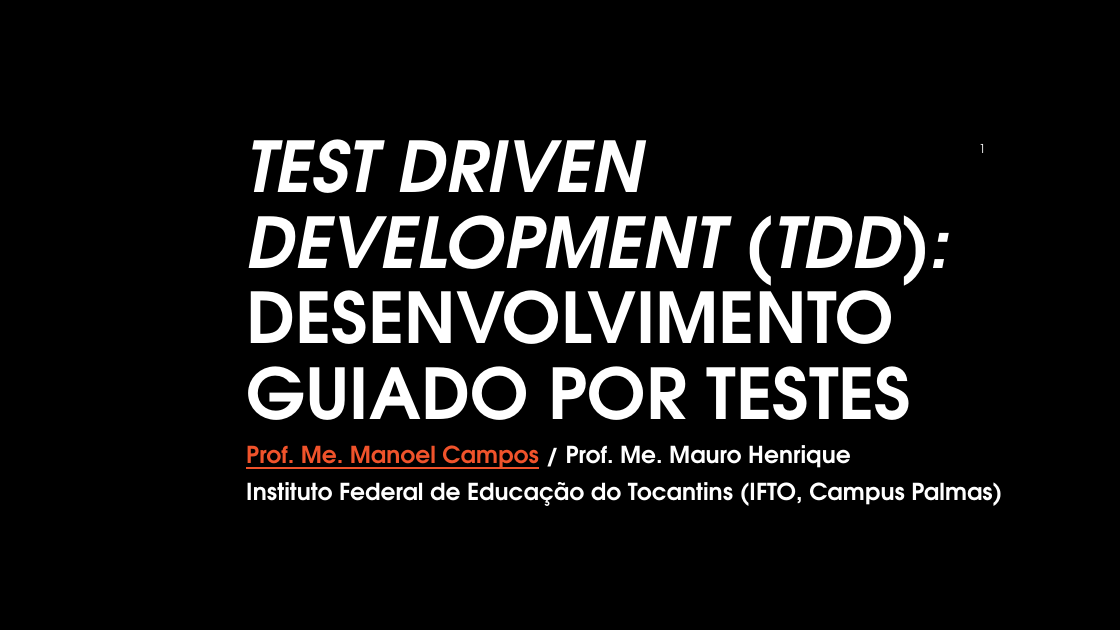
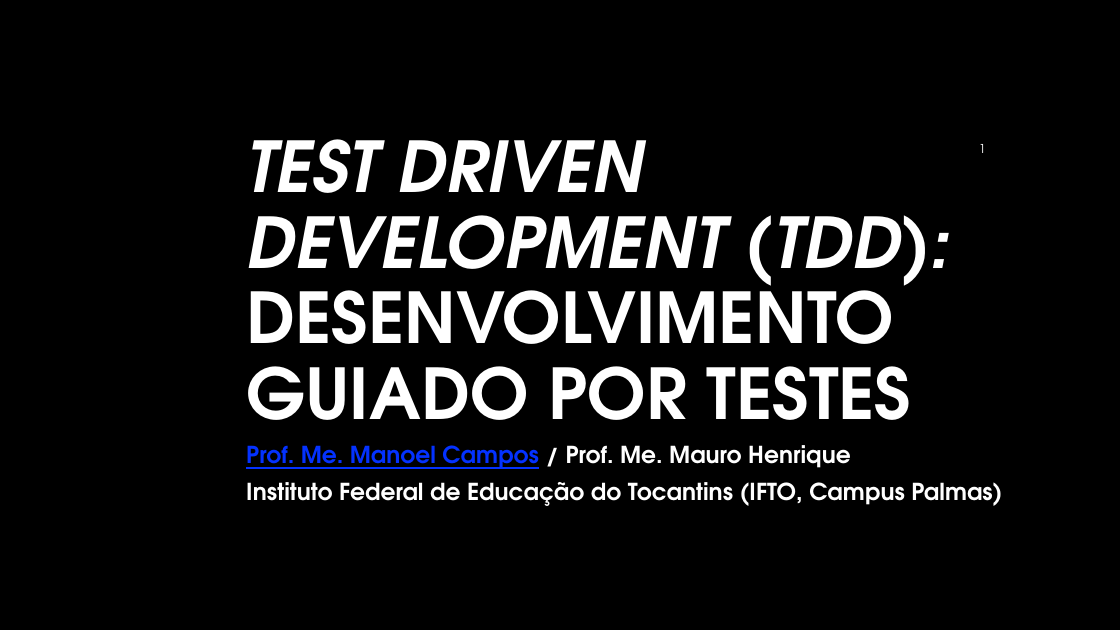
Before and after one commit to iftopalmas/testes-de-software, a slide deck: slide 1 of projects/01-introducao-tdd/tdd.pptx. Drawn at 1120x630 pixels with LibreOffice and Linux fonts; fonts in the diff are those of the drawing; background and template pictures are left out. Boxes give left, top, right and bottom in pixels: in the first picture for what was removed or moved away, otherwise in the second. Text is boxed around its words. In the diff, an @@ line names an element or a change of style, - is before the commit and + after.

```diff
--- a/projects/01-introducao-tdd/tdd.pptx
+++ b/projects/01-introducao-tdd/tdd.pptx
@@ subtitle at [246, 445, 851, 469]: text colour #F0532B to #0432FF in "Prof. Me. Manoel Campos" @@
```
Also in this commit, not shown: 7 other slides changed, 9 other files.
